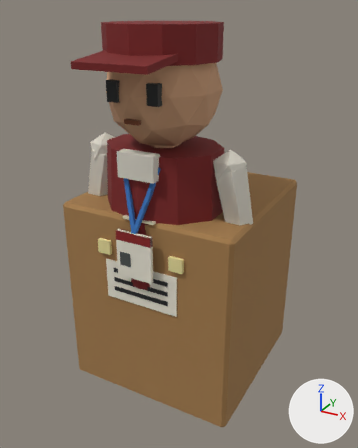
One commit to the glTF model public/models/nhan_vien_ngo.glb: the scene before it, then after it.
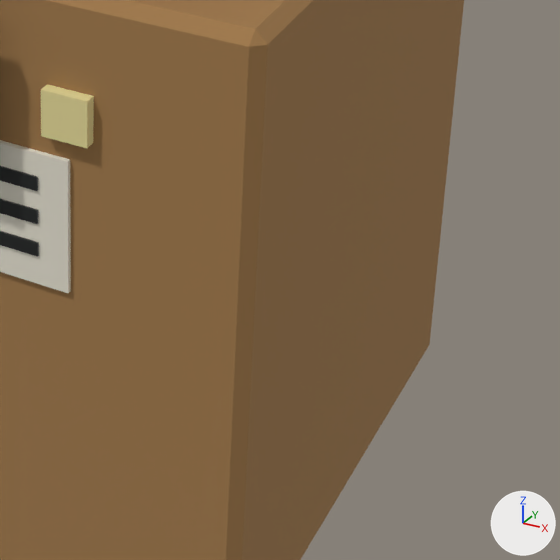
Each version appears first whole from a camera (50 mm lens) standing at (1.0, -1.692, 1.669) and looking at (0.013, 0.101, 0.772), and next in a close-up on the part from 44% to 90% of the width and 52% to 88% of the height. Lighting does not change. The marker at lower right points along +X, +Y and +Z. The last two pictures show the newer version. Vertices at exactly the same position are counted once.

Names of what the first close-up shows: 'nhan_vien_ngo'.
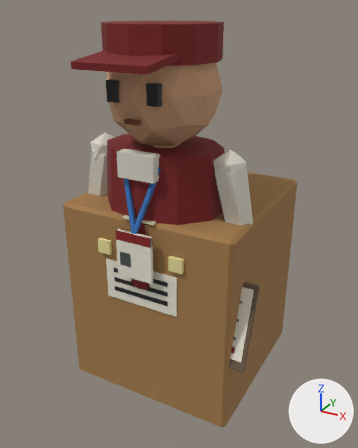
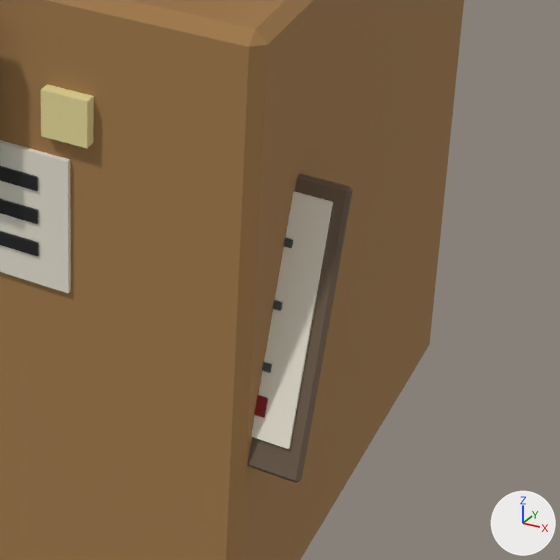
What changed in the scene script:
```text
Add mat_go_quay:
    mat_go_quay = principled_material('go_quay')
    mat_go_quay.base_color = (0.147, 0.102, 0.0648)  # brown #6b5a48
    mat_go_quay.roughness = 0.85
Add mat_thep_son:
    mat_thep_son = principled_material('thep_son')
    mat_thep_son.base_color = (0.266, 0.296, 0.275)  # grey #8d948f
    mat_thep_son.metallic = 0.3
    mat_thep_son.roughness = 0.6
Change me_nhan_vien_ngo:
    used by ob_nhan_vien_ngo; location = (0.0, 0.0, 0.0)
    remove me_nhan_vien_ngo.from_pydata(...)  # 598 vertices, 1040 faces; spans x -0.4..0.4, y -0.35..0.61, z 0.0..1.62
    add me_nhan_vien_ngo.from_pydata(...)  # 710 vertices, 1224 faces; spans x -0.4..0.47, y -0.35..0.61, z 0.0..1.62
    me_nhan_vien_ngo part 1: the loose piece of 8 vertices spanning x 0.31..0.36, y -0.08..-0.05, z 0.38..0.39 is copied, and the copy is scaled about its middle by (0.9, -0.0951, -2.28), then moved by (0.05, -0.09, 0.02), in mat_do_thuong_hieu (red #8a1d1d); it spans x 0.37..0.41, y -0.17..-0.16, z 0.39..0.42
    me_nhan_vien_ngo part 2: the loose piece of 8 vertices spanning x -0.13..0.13, y -0.21..-0.2, z 0.55..0.57 is copied, and the copy is scaled about its middle by (0.615, -0.713, -0.528), then moved by (0.33, 0.1, 0.03), in mat_nhua_xam (dark grey #4a504e); it spans x 0.25..0.41, y -0.11..-0.1, z 0.59..0.6
    me_nhan_vien_ngo part 3: the loose piece of 8 vertices spanning x 0.32..0.36, y -0.07..-0.02, z 0.49..0.58 is copied, and the copy is scaled about its middle by (3.56, -0.0571, -0.106), then moved by (-0.01, -0.08, -0.02), in mat_nhua_xam (dark grey #4a504e); it spans x 0.25..0.41, y -0.13..-0.12, z 0.52..0.53
    me_nhan_vien_ngo part 4: the loose piece of 8 vertices spanning x 0.31..0.36, y -0.08..-0.05, z 0.38..0.39 is copied, and the copy is scaled about its middle by (3.2, -0.0951, -0.951), then moved by (-0.01, -0.08, 0.07), in mat_nhua_xam (dark grey #4a504e); it spans x 0.25..0.41, y -0.15, z 0.45..0.46
    me_nhan_vien_ngo part 5: a new loose piece of 24 vertices spanning x 0.19..0.47, y -0.18..-0.06, z 0.32..0.67, in mat_go_quay (brown #6b5a48)
    me_nhan_vien_ngo part 6
    8 vertices are added at x 0.21..0.45, y -0.18..-0.08, z 0.37..0.65
    12 new faces join them, mat_giay_trang (pale yellow #e9e4d4)
    other edits to the shape of me_nhan_vien_ngo do not show in these pictures
    add me_nhan_vien_ngo.materials.append(mat_go_quay)  # brown #6b5a48
    add me_nhan_vien_ngo.materials.append(mat_thep_son)  # grey #8d948f
```

Changed parts and their boxes [x1, y1, x2, y2] in the close-ups (560 x 560 px):
part 1 of me_nhan_vien_ngo, added: after [254, 395, 268, 418]
part 2 of me_nhan_vien_ngo, added: after [283, 238, 293, 248]
part 3 of me_nhan_vien_ngo, added: after [273, 300, 283, 311]
part 4 of me_nhan_vien_ngo, added: after [262, 362, 272, 373]
part 5 of me_nhan_vien_ngo, added (brown): after [248, 173, 353, 483]
part 6 of me_nhan_vien_ngo, added (pale yellow): after [251, 191, 333, 449]
